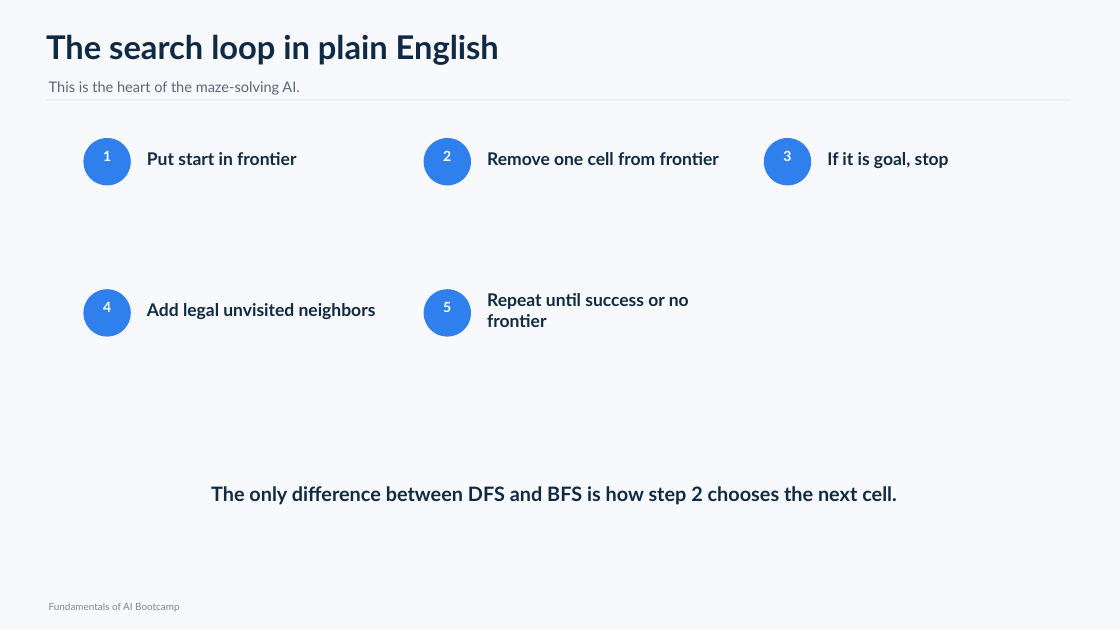
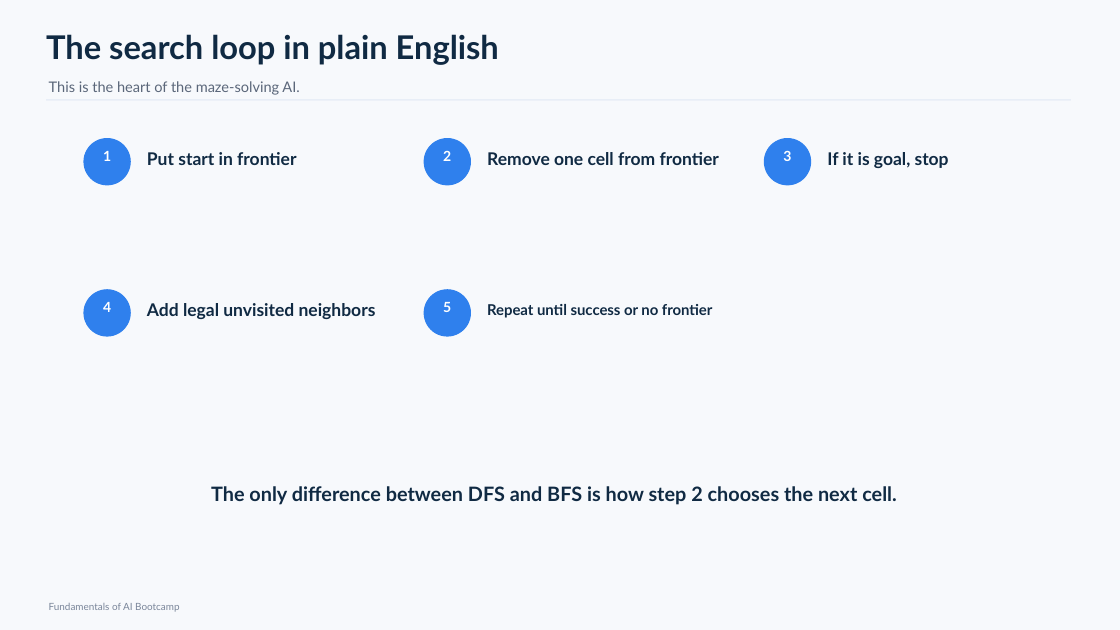
Before and after one commit to Eyobed-Abby/Bootcamp_Materials, a slide deck: slide 24 of AI-fundamentals/Week01/Week01.pptx (slide 23 before the commit). Drawn at 1120x630 pixels with LibreOffice and Linux fonts; fonts in the diff are those of the drawing. Boxes give left, top, right and bottom in pixels: in the first picture for what was removed or moved away, otherwise in the second. Text is boxed around its words. In the diff, an @@ line names an element or a change of style, - is before the commit and + after.

```diff
--- a/AI-fundamentals/Week01/Week01.pptx
+++ b/AI-fundamentals/Week01/Week01.pptx
@@ text "Repeat until success or no ..." at [487,304,713,318]: size 15 to 12.8 pt @@
```
Also in this commit, not shown: 16 other slides changed, 2 slides added, 6 other files.
